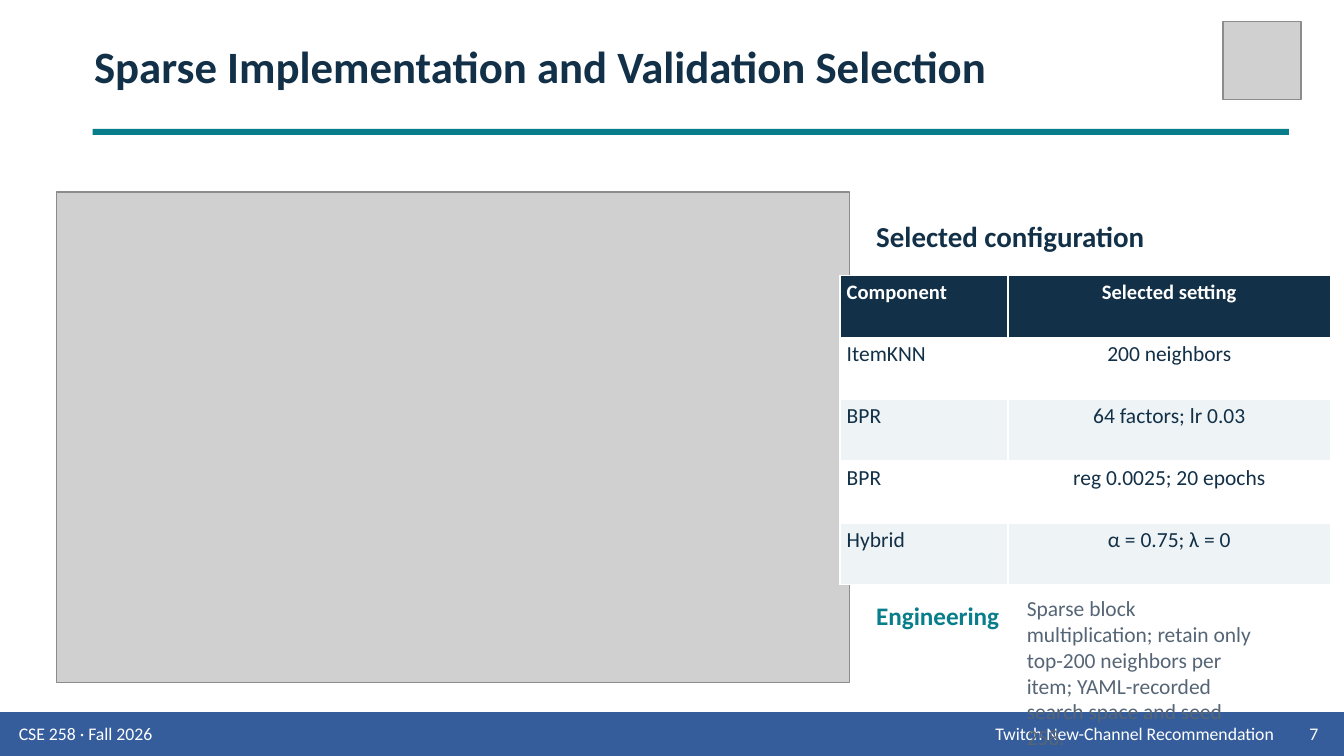
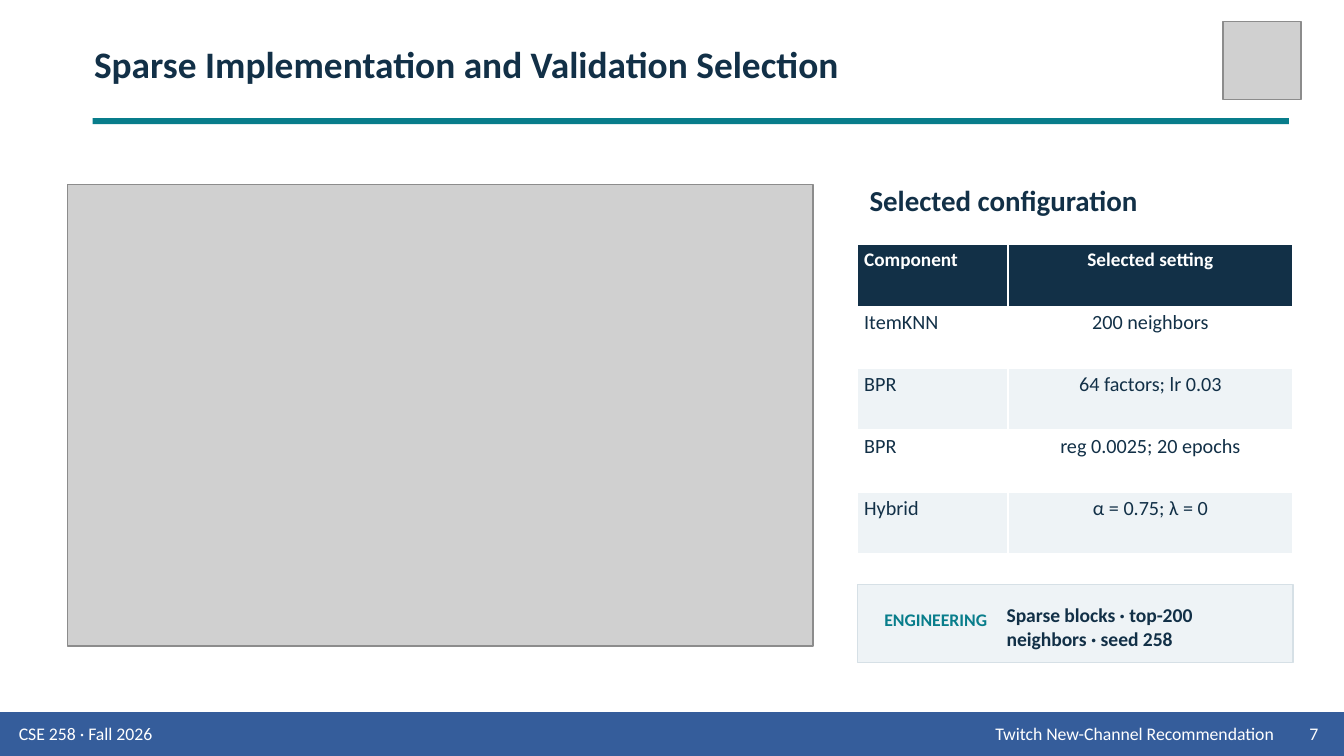
Before and after one commit to Wen-Chieh-Lo/You-know-who-did-God-did-, a slide deck: slide 7 of presentation/Group_9_Presentation_Twitch.pptx. Drawn at 1344x756 pixels with LibreOffice and Linux fonts; fonts in the diff are those of the drawing; grey boxes stand for pictures. Boxes give left, top, right and bottom in pixels: in the first picture for what was removed or moved away, otherwise in the second. Text is boxed around its words. In the diff, an @@ line names an element or a change of style, - is before the commit and + after.

```diff
--- a/presentation/Group_9_Presentation_Twitch.pptx
+++ b/presentation/Group_9_Presentation_Twitch.pptx
@@ text "Sparse Implementation and Validation Selection" at (94,51,838,84): size 24 to 20 pt; vertical alignment top to middle @@
@@ rectangle: place and size @@
-rectangle at (93,129,1289,134)
+rectangle at (93,118,1289,124)
@@ picture: place and size @@
-picture at (56,192,849,683)
+picture at (67,184,813,645)
@@ text "Selected configuration": place and size @@
-text "Selected configuration" at (876,226,1144,252)
+text "Selected configuration" at (870,190,1138,216)
@@ table at (857,245,1293,554) @@
@@ size 11 to 10.3 pt in "Component", "Selected setting" @@
@@ size 11.5 to 10.8 pt in "ItemKNN", "200 neighbors", "BPR", "64 factors; lr 0.03" and 4 more places @@
@@ table: place and size @@
-table at (840,276,1331,585)
+table at (857,245,1293,554)
@@ rectangle added at (857,585,1293,663), fill #EEF3F6, outline #D6E0E6 0.75 pt @@
@@ text at (884,614,987,626): text changed; size 13.5 to 9.5 pt @@
-Engineering
+ENGINEERING
@@ text at (1007,608,1192,650): text changed; size 11.5 to 10.5 pt; text colour #566575 to #123047; bold on @@
-Sparse block multiplication; retain only top-200 neighbors per item; YAML-recorded search space and seed 258.
+Sparse blocks · top-200 neighbors · seed 258
```
Also in this commit, not shown: 13 other slides changed, 1 slide added, 1 slide removed, 2 other files.
